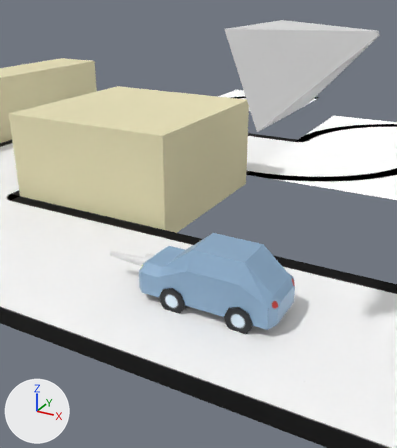
What one commit did to the Blender file blender/plugin.blend.
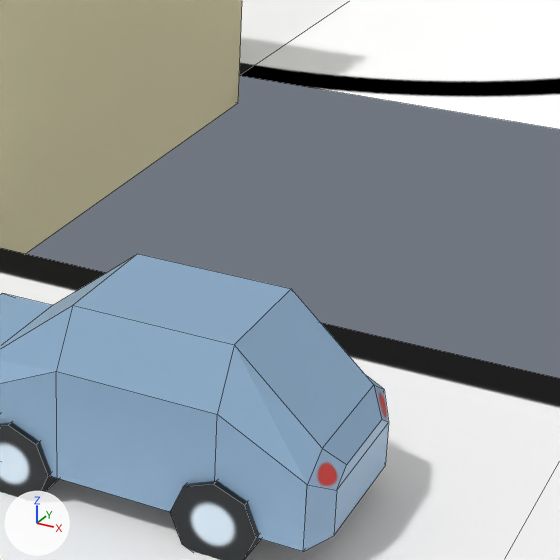
Old and new are each drawn from a 50 mm camera at (1.021, -1.416, 0.602) aimed at (0.555, -0.568, 0.178) and again close up on the part from 42% to 88% of the width and 34% to 74% of the height. Every picture has the same lights, and +X, +Y and +Z are marked at lower left. The close-ups show mesh edges as thin lines.
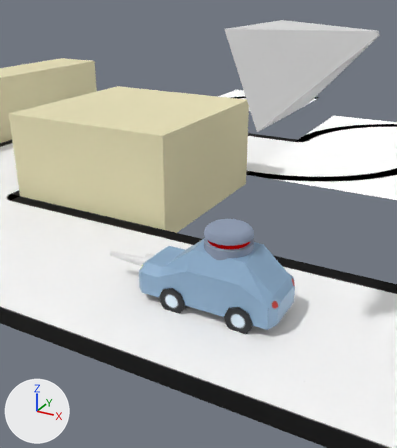
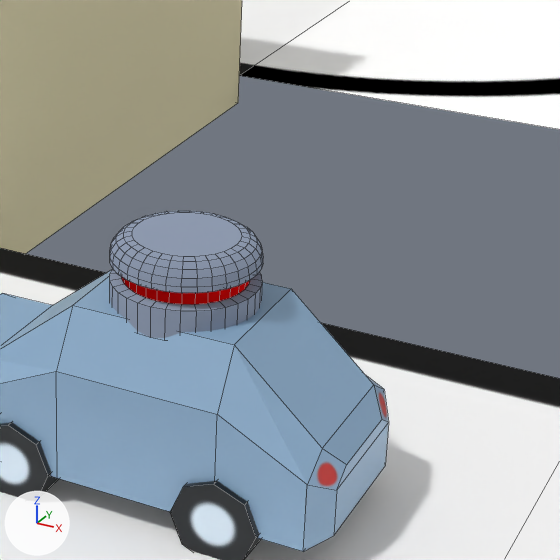
What the commit changed:
Material 'LidarLaser' (mat_lidarlaser) is new.
Its base color is (0.8, 0.003, 0.00337) (red #e70a0b).
Its roughness is 0.5.
Material 'Lidar' (mat_lidar) is new.
Its base color is (0.302, 0.359, 0.472) (blue #95a2b7).
Its roughness is 0.5.
Mesh me_cylinder is new.
It has 320 vertices, 290 faces and spans x -0.0478..0.0478, y -0.0478..0.0478, z -0.0253..0.0253.
Faces by material slot: [258, 32].
It uses material mat_lidar (blue #95a2b7).
It uses material mat_lidarlaser (red #e70a0b).
Object 'Cylinder' (ob_cylinder) is new; it shows me_cylinder.
Its parent is ob_car.
Its location is (0.0, -0.024, 0.153).

Changed parts and their boxes [x1, y1, x2, y2] in the close-ups (560 x 560 px):
'Cylinder', added (blue): after [110, 211, 263, 338]
    faces in mat_lidar (blue #95a2b7): [110, 211, 263, 338]
    faces in mat_lidarlaser (red #e70a0b): [121, 277, 250, 305]
